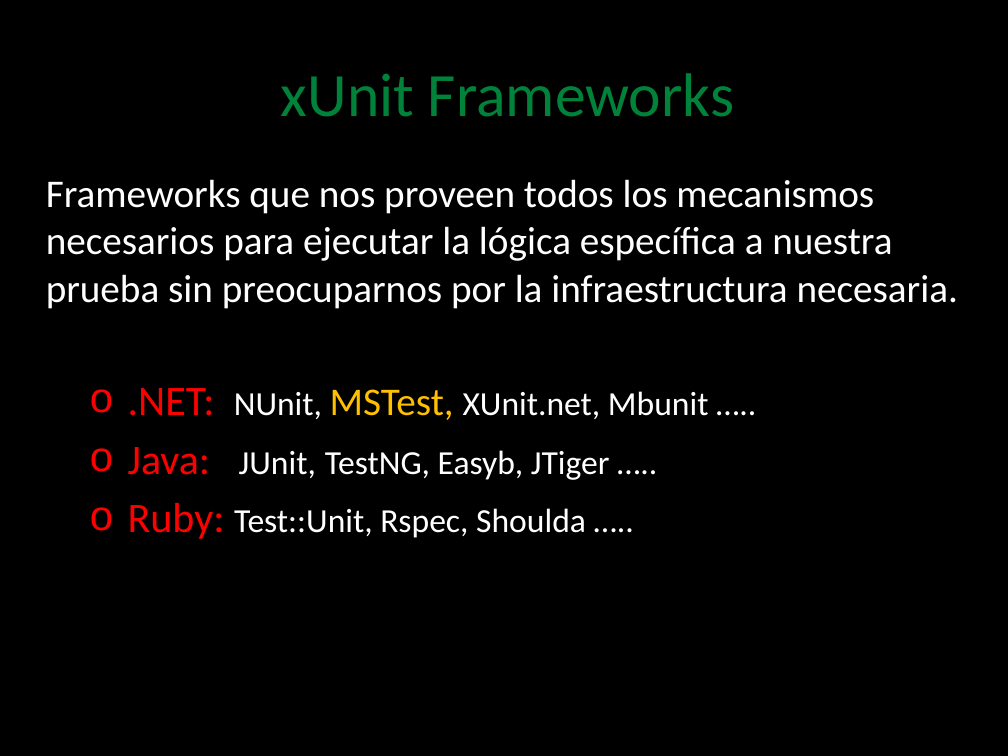
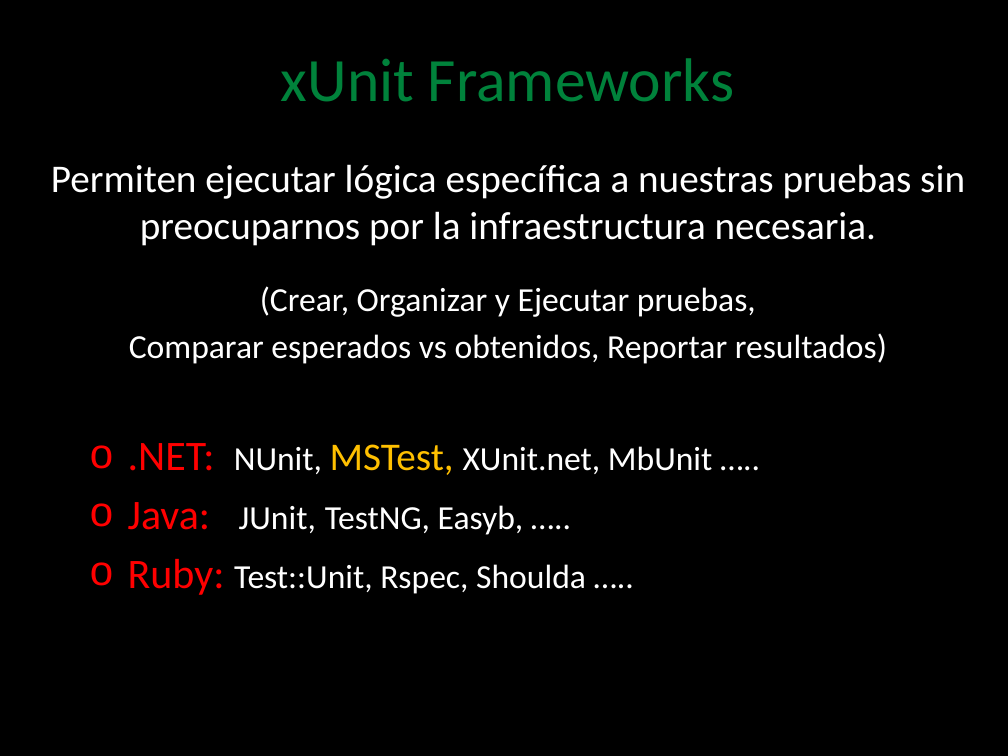
Before and after one commit to angelnunezsalazar/Test-Automation-NET, a slide deck: slide 8 of Diapositivas/1. Unit Testing.pptx. Drawn at 1008x756 pixels with LibreOffice and Linux fonts; fonts in the diff are those of the drawing; background and template pictures are left out. Boxes give left, top, right and bottom in pixels: in the first picture for what was removed or moved away, otherwise in the second. Text is boxed around its words. In the diff, an @@ line names an element or a change of style, - is before the commit and + after.

Commit message:
Imagenes Slides introducción Test Automation

```diff
--- a/Diapositivas/1. Unit Testing.pptx
+++ b/Diapositivas/1. Unit Testing.pptx
@@ text "xUnit Frameworks": place and size @@
-text "xUnit Frameworks" at box(281, 73, 734, 117)
+text "xUnit Frameworks" at box(281, 58, 734, 102)
@@ text "Permiten ejecutar lógica específica a ...": place and size @@
-text "Permiten ejecutar lógica específica a ..." at box(46, 179, 958, 539)
+text "Permiten ejecutar lógica específica a ..." at box(51, 164, 965, 595)
@@ text at box(51, 164, 965, 535): text changed; size 28 to 24 pt @@
-Frameworks que nos proveen todos los mecanismos necesarios para ejecutar la lógica específica a nuestra prueba sin preocuparnos por la infraestructura necesaria.
-  o .NET: NUnit, MSTest, XUnit.net, Mbunit …..
-  o Java: JUnit, TestNG, Easyb, JTiger …..
+Permiten ejecutar lógica específica a nuestras pruebas sin preocuparnos por la infraestructura necesaria.
+(Crear, Organizar y Ejecutar pruebas,
+Comparar esperados vs obtenidos, Reportar resultados)
+  o .NET: NUnit, MSTest, XUnit.net, MbUnit …..
+  o Java: JUnit, TestNG, Easyb, …..
```
Also in this commit, not shown: 1 other slide changed, 1 other file.
